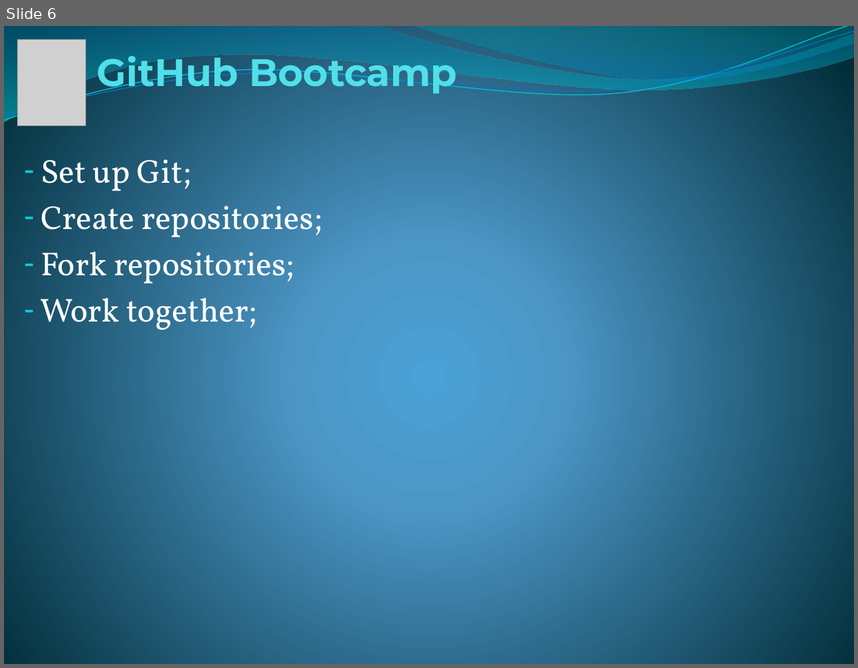
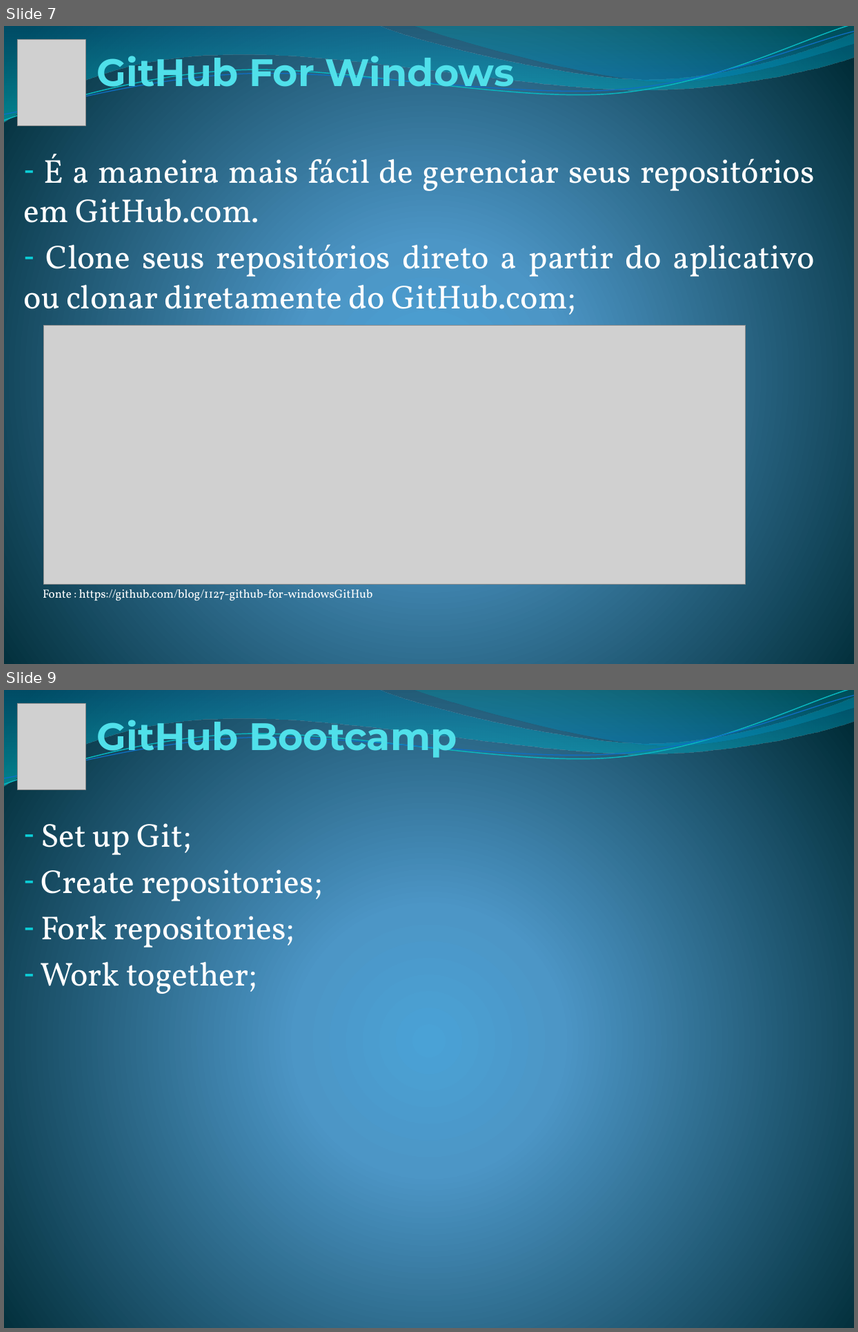
Before and after one commit to gvalman/test, a slide deck: GitHub Seminario.pptx. Shown one above the other, each under a label of ours: slide 6 before the commit, slides 7 and 9 after it; the slides between them are not shown. The pictures are 858x668 and 858x1332 pixels, drawn with LibreOffice and Linux fonts; fonts in the diff are those of the drawing; grey boxes stand for pictures. Boxes give left, top, right and bottom in pixels: in the first picture for what was removed or moved away, otherwise in the second. Text is boxed around its words. In the diff, an @@ line names an element or a change of style, - is before the commit and + after.

Commit message:
Aplicando Slides
Sobre GitHub for windows

```diff
--- a/GitHub Seminario.pptx
+++ b/GitHub Seminario.pptx
@@ slide 7 added at bbox=[4, 26, 854, 664], background gradient #4AA0D6 to #4C98C7 to #002C38; not listed: 4 template elements that a slide beside it also shows @@
@@ picture added at bbox=[18, 40, 85, 126] @@
@@ title added at bbox=[97, 56, 515, 94], 32.4 pt, text #51E0EA, bold @@
+GitHub For Windows
@@ subtitle added at bbox=[24, 154, 815, 603], 28 pt, text #FFFFFF @@
+– É a maneira mais fácil de gerenciar seus repositórios em GitHub.com.
+– Clone seus repositórios direto a partir do aplicativo ou clonar diretamente do GitHub.com;
+Fonte : https://github.com/blog/1127-github-for-windowsGitHub
@@ picture added at bbox=[44, 325, 745, 584] @@
@@ what was slide 6 is now slide 9 @@
```
Also in this commit, not shown: 2 slides changed, 2 other slides added.
